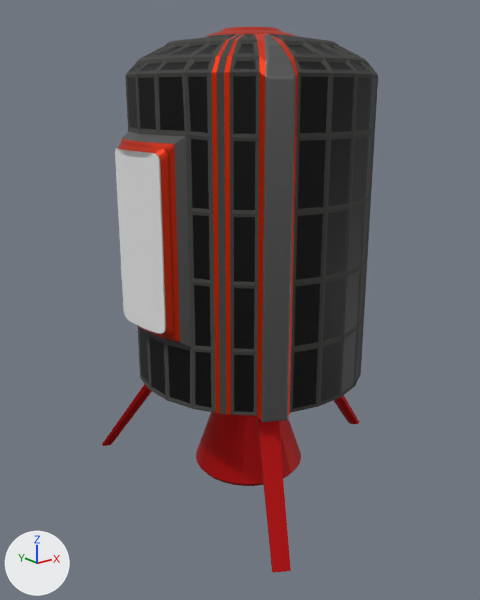
The glTF model src/models/pod/pod.glb as it was, and as the next commit left it.
Rendered twice from a 50 mm lens placed at (-7.14, -8.66, 0.87), pointed at (-0.04, 0.2, -2.68). The lights are fixed; the arrows at lower left show +X, +Y and +Z. Where no turn or scale is listed for an object, it has been applied to the vertices. Vertices at the same position are counted once.

Names of what the first picture shows: 'Door', 'Ship'.
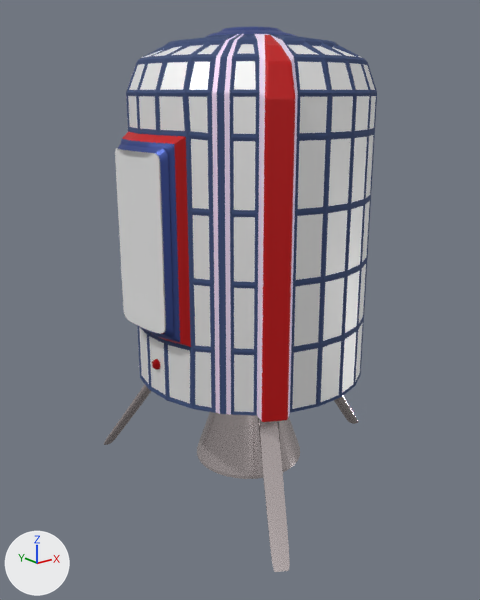
Commit message: Updated Pod Materials

Changed parts and their boxes [x1, y1, x2, y2] in the pictures (480 x 600 px; the box of a moved part takes in the faces that stretch with it):
'Ship', recoloured, surface changed, reshaped (6% narrower, 28% shorter)
    before: [102, 27, 378, 573]
    after: [118, 27, 377, 422]
'Ship.002', added
    after: [197, 412, 300, 479]
'Ship.001', added
    after: [104, 384, 358, 572]
'Icosphere', added
    after: [152, 359, 160, 370]
part 1 of me_cylinder, deleted (red)
    before: [196, 412, 301, 486]
part 2 of me_cylinder, moved or reshaped
    before: [125, 57, 378, 142]
    after: [126, 57, 377, 142]
part 3 of me_cylinder, deleted (red)
    before: [102, 384, 359, 573]

Edits to the bpy script that builds the scene:
```text
Change mat_shell:
    mat_shell.base_color: (0.0658, 0.0668, 0.0621) -> (0.0487, 0.0793, 0.196)  # dark grey #494946 -> dark blue #3e507a
Change mat_boosters:
    mat_boosters.base_color: (0.487, 0.0, 0.000532) -> (0.627, 0.554, 0.554)  # red #b90002 -> light grey #cfc4c4
    mat_boosters.roughness: 0.555 -> 0.234
Change mat_extruded:
    mat_extruded.base_color: (0.152, 0.152, 0.152) -> (0.57, 0.0, 0.00137)  # dark grey #6d6d6d -> red #c70005
    mat_extruded.metallic: 0.869 -> 0.175
Change mat_cap:
    mat_cap.base_color: (0.565, 0.0223, 0.0) -> (0.0685, 0.105, 0.352)  # orange #c62900 -> blue #4a5ba0
    mat_cap.metallic: 0.657 -> 0.949
Change mat_lines:
    mat_lines.base_color: (0.791, 0.0328, 0.0) -> (0.963, 0.819, 1.0)  # orange #e63300 -> white #fbeaff
    mat_lines.metallic: 0.825 -> 0.547
    mat_lines.roughness: 0.5 -> 0.712
Change mat_inner_shell:
    mat_inner_shell.base_color: (0.0, 0.0, 0.0) -> (1.0, 1.0, 1.0)  # black #000000 -> white #ffffff
Add mat_material_001:
    mat_material_001 = principled_material('Material.001')
    mat_material_001.base_color = (0.468, 0.00651, 0.00802)  # red #b61316
    mat_material_001.metallic = 0.635
    mat_material_001.roughness = 1.0
Change me_cylinder:
    used by ob_ship; location = (0.0, 0.0, 0.0)
    remove me_cylinder.from_pydata(...)  # 2801 vertices, 5491 faces; spans x -2.25..3.0, y -2.65..2.82, z -6.11..1.8
    add me_cylinder.from_pydata(...)  # 2647 vertices, 5178 faces; spans x -2.25..2.11, y -1.99..1.97, z -4.25..1.8
    me_cylinder part 1: the loose piece of 128 vertices spanning x -1.0..1.0, y -1.0..1.0, z -5.8..-3.85 is deleted
    me_cylinder part 2
    146 vertices in x -1.97..2.1, y -1.99..1.97, z 1.03..1.15 move by (0.0, 0.0, -0.25)
    42 vertices in x -1.24..2.11, y -1.93..1.87, z 1.02..1.07 move by (0.0, 0.0, -0.26)
    2 vertices move from x -0.72..1.86, y -1.87..-0.73, z 1.11 to x -0.71..1.86, y -1.87..-0.74, z 0.86
    me_cylinder part 3
    26 vertices are removed from x -1.72..3.0, y -2.65..2.82, z -6.11..-4.04
    61 faces are deleted
Add me_cylinder_003:
    me_cylinder_003.from_pydata(...)  # 834 vertices, 1664 faces; spans x -0.98..0.98, y -0.98..0.98, z -5.72..-3.86
    me_cylinder_003.materials.append(mat_boosters)  # light grey #cfc4c4
Add me_cylinder_002:
    me_cylinder_002.from_pydata(...)  # 493 vertices, 880 faces; spans x -1.68..2.98, y -2.64..2.78, z -6.1..-3.94
    me_cylinder_002.materials.append(mat_boosters)  # light grey #cfc4c4
Add me_icosphere:
    me_icosphere.from_pydata(...)  # an icosphere of 20 faces spanning x -0.089..0.089, y -0.085..0.085, z -0.1..0.1
    me_icosphere.materials.append(mat_material_001)  # red #b61316
Add ob_ship_002:
    ob_ship_002 = bpy.data.objects.new('Ship.002', me_cylinder_003)
    ob_ship_002.location = (0.0, 0.0, 0.09)
Add ob_ship_001:
    ob_ship_001 = bpy.data.objects.new('Ship.001', me_cylinder_002)
    ob_ship_001.location = (0.0, 0.0, 0.0)
Add ob_icosphere:
    ob_icosphere = bpy.data.objects.new('Icosphere', me_icosphere)
    ob_icosphere.location = (-1.96, -0.06, -3.32)
```
